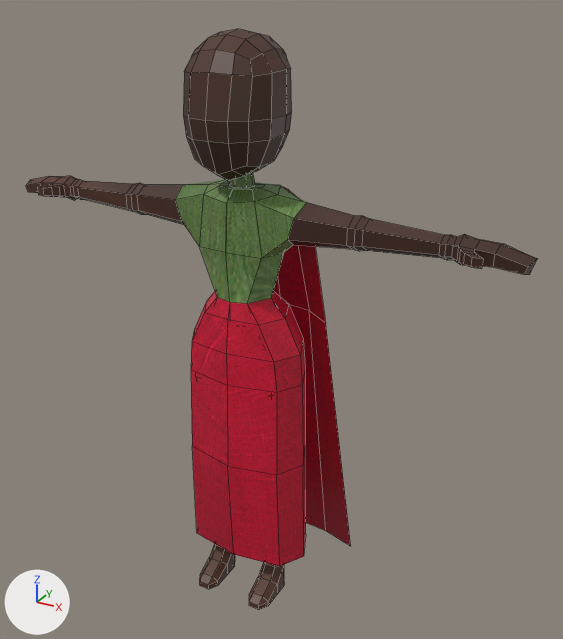
The OBJ model Model/All modle/Ghost.obj: old version first, new version second.
Camera for both pictures: a camera (50 mm lens) standing at (5.25, -8.34, 8.85) and looking at (0.31, 0.65, 4.35). Lighting does not change. The marker at lower left points along +X, +Y and +Z. Mesh edges are drawn as thin lines. Where no turn or scale is listed for an object, it has been applied to the vertices. Vertices at the same position are counted once.
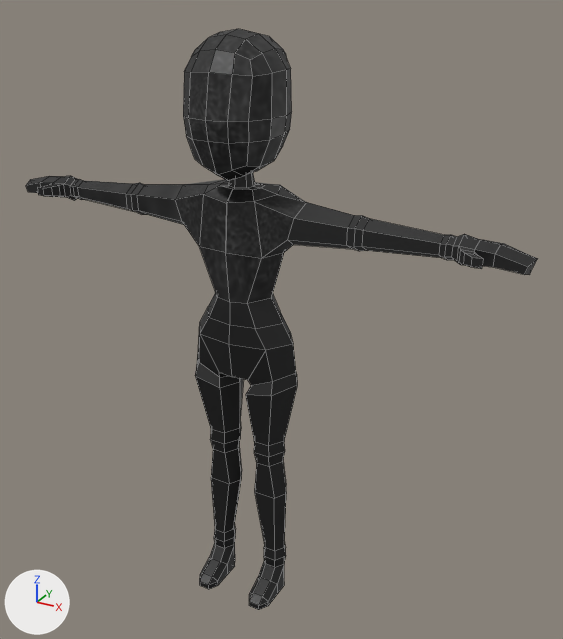
Location of each change, (x1, y1, x2, y2) in pixels of the pictures (563 x 639 px):
'Cylinder', surface changed, reshaped
    both: (26, 29, 538, 610)
part 1 of me_cylinder, deleted (red)
    before: (191, 187, 351, 566)
part 2 of me_cylinder, surface changed
    both: (26, 29, 537, 610)

The change, as a diff of the scene's bpy script:
```diff
--- a/Model/All modle/Ghost.obj.py
+++ b/Model/All modle/Ghost.obj.py
@@ img_ghost_texture_done_png @@
+img_ghost_texture_done_png = load_image('Ghost texture-Done.png', 'Texeture/Ghost texture-Done.png', 1024, 1024, 'sRGB')
@@ mat_dummy @@
 mat_dummy = principled_material('Dummy')
-mat_dummy.texture = img_new_dummy_texture_2_png
+mat_dummy.texture = img_ghost_texture_done_png
@@ me_cylinder @@
 # used by ob_cylinder; location = (0.0, 0.0, 0.0)
-me_cylinder.from_pydata(...)  # 531 vertices, 524 faces; spans x -3.8..3.8, y -0.63..1.39, z 0.0..8.28
+me_cylinder.from_pydata(...)  # 485 vertices, 472 faces; spans x -3.8..3.8, y -0.63..1.39, z 0.0..8.28
+# me_cylinder part 1
+# 46 vertices are removed from x -0.94..0.97, y -0.4..1.18, z 0.72..6.25
+# 52 faces are deleted
+# me_cylinder part 2: 472 kept faces spanning x -3.8..3.8, y -0.63..0.81, z 0.0..8.28 get new texture (UV) coordinates
 me_cylinder.materials.append(mat_dummy)
```
